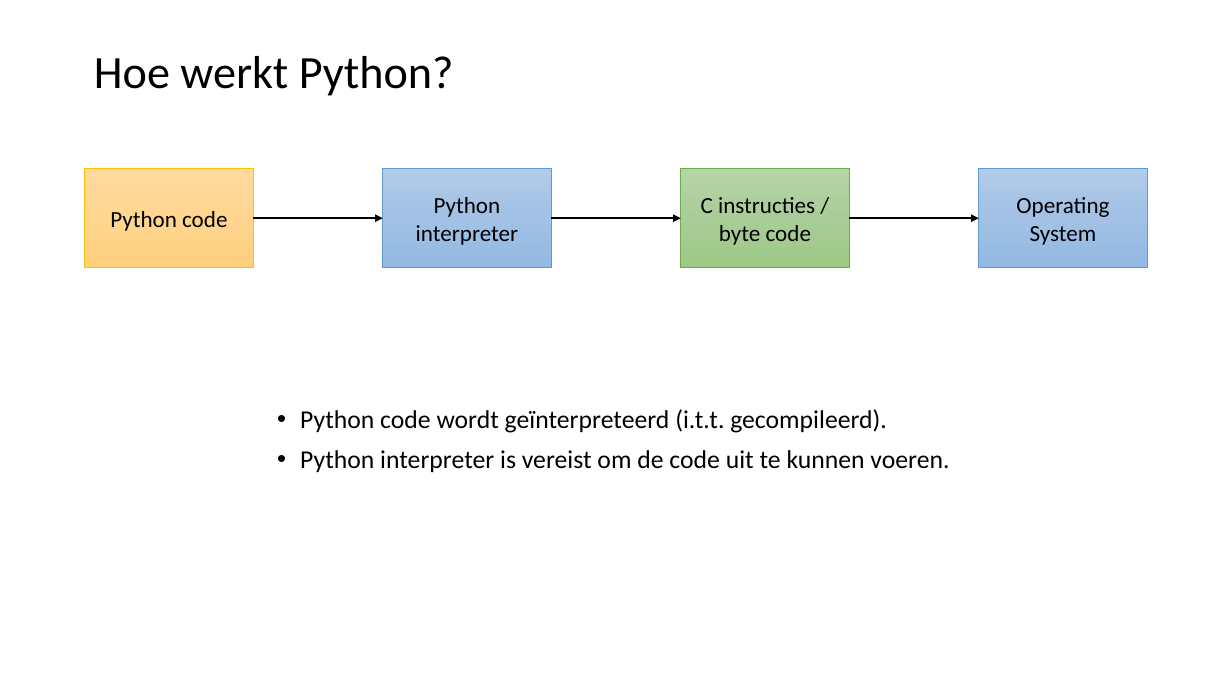
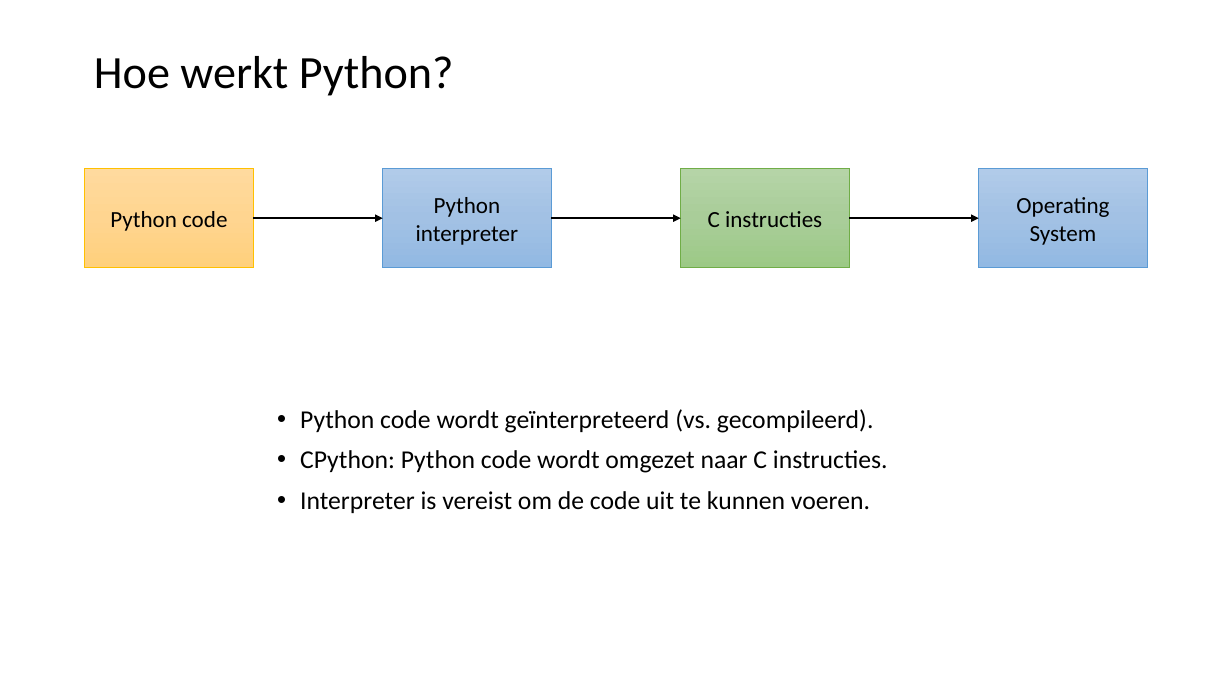
Before and after one commit to LFKoning/knowledge-sharing, a slide deck: slide 6 of python_course/1_basics_classes/python_cursus_1.pptx. Drawn at 1232x693 pixels with LibreOffice and Linux fonts; fonts in the diff are those of the drawing. Boxes give left, top, right and bottom in pixels: in the first picture for what was removed or moved away, otherwise in the second. Text is boxed around its words. In the diff, an @@ line names an element or a change of style, - is before the commit and + after.

Commit message:
Update slidedeck Python - part 1

```diff
--- a/python_course/1_basics_classes/python_cursus_1.pptx
+++ b/python_course/1_basics_classes/python_cursus_1.pptx
@@ text in rectangle at (x1=708, y1=211, x2=822, y2=227): text changed @@
-C instructies / byte code
+C instructies
@@ text at (x1=300, y1=409, x2=888, y2=513): text changed @@
-• Python code wordt geïnterpreteerd (i.t.t. gecompileerd).
-• Python interpreter is vereist om de code uit te kunnen voeren.
+• Python code wordt geïnterpreteerd (vs. gecompileerd).
+• CPython: Python code wordt omgezet naar C instructies.
+• Interpreter is vereist om de code uit te kunnen voeren.
```
Also in this commit, not shown: 41 other slides changed, 6 slides added.
